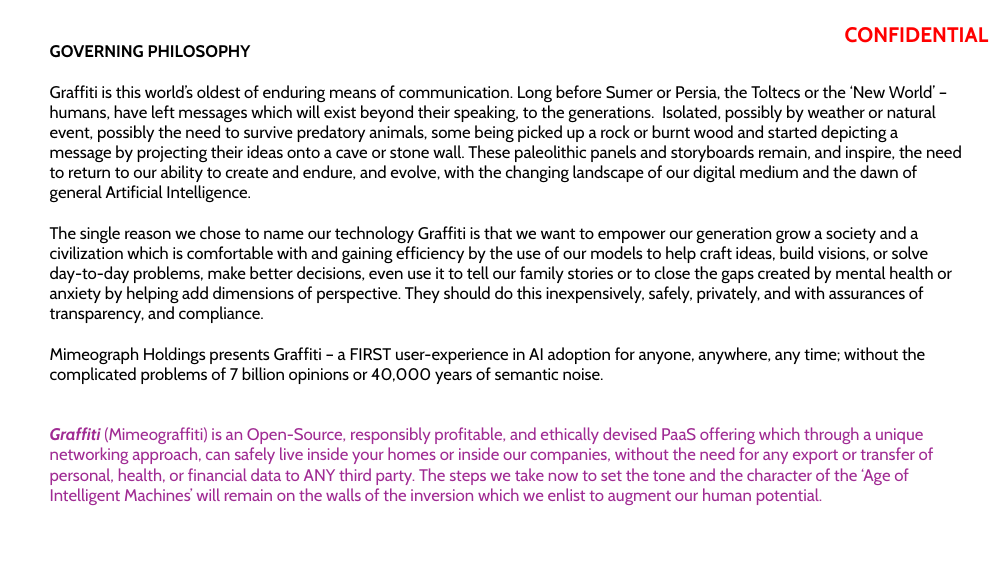
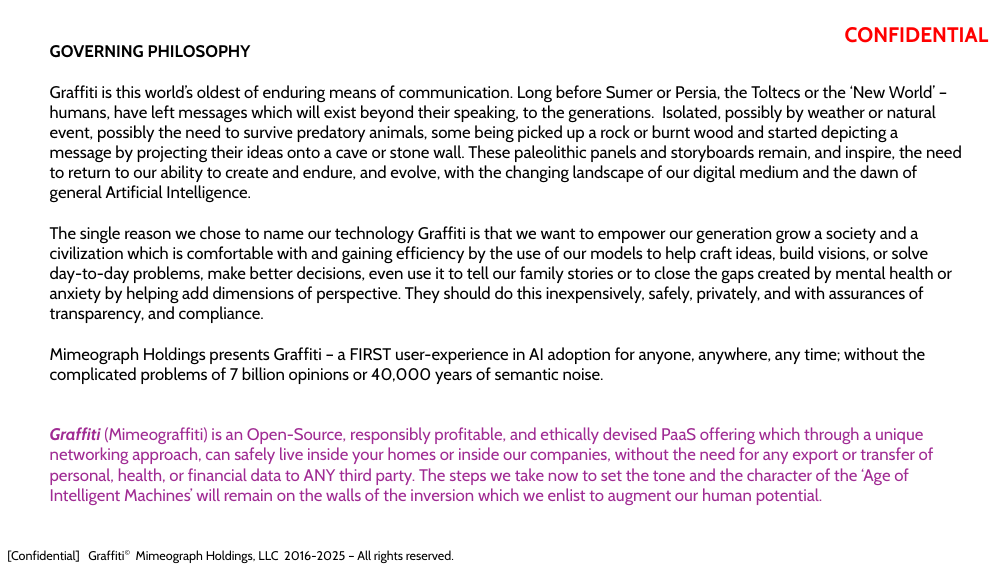
Before and after one commit to synthetiqio/pingblender-cpg-amplifier, a slide deck: slide 3 of docs/Graffiti AI Amplifier.pptx (slide 2 before the commit). Drawn at 1008x567 pixels with LibreOffice and Linux fonts; fonts in the diff are those of the drawing. Boxes give left, top, right and bottom in pixels: in the first picture for what was removed or moved away, otherwise in the second. Text is boxed around its words. In the diff, an @@ line names an element or a change of style, - is before the commit and + after.

```diff
--- a/docs/Graffiti AI Amplifier.pptx
+++ b/docs/Graffiti AI Amplifier.pptx
@@ text added at bbox=[7, 550, 454, 563], 12 pt, text #000000 @@
+[Confidential] Graffiti© Mimeograph Holdings, LLC 2016-2025 – All rights reserved.
```
Also in this commit, not shown: 3 other slides changed, 6 slides added, 2 slides removed, 2 other files.
